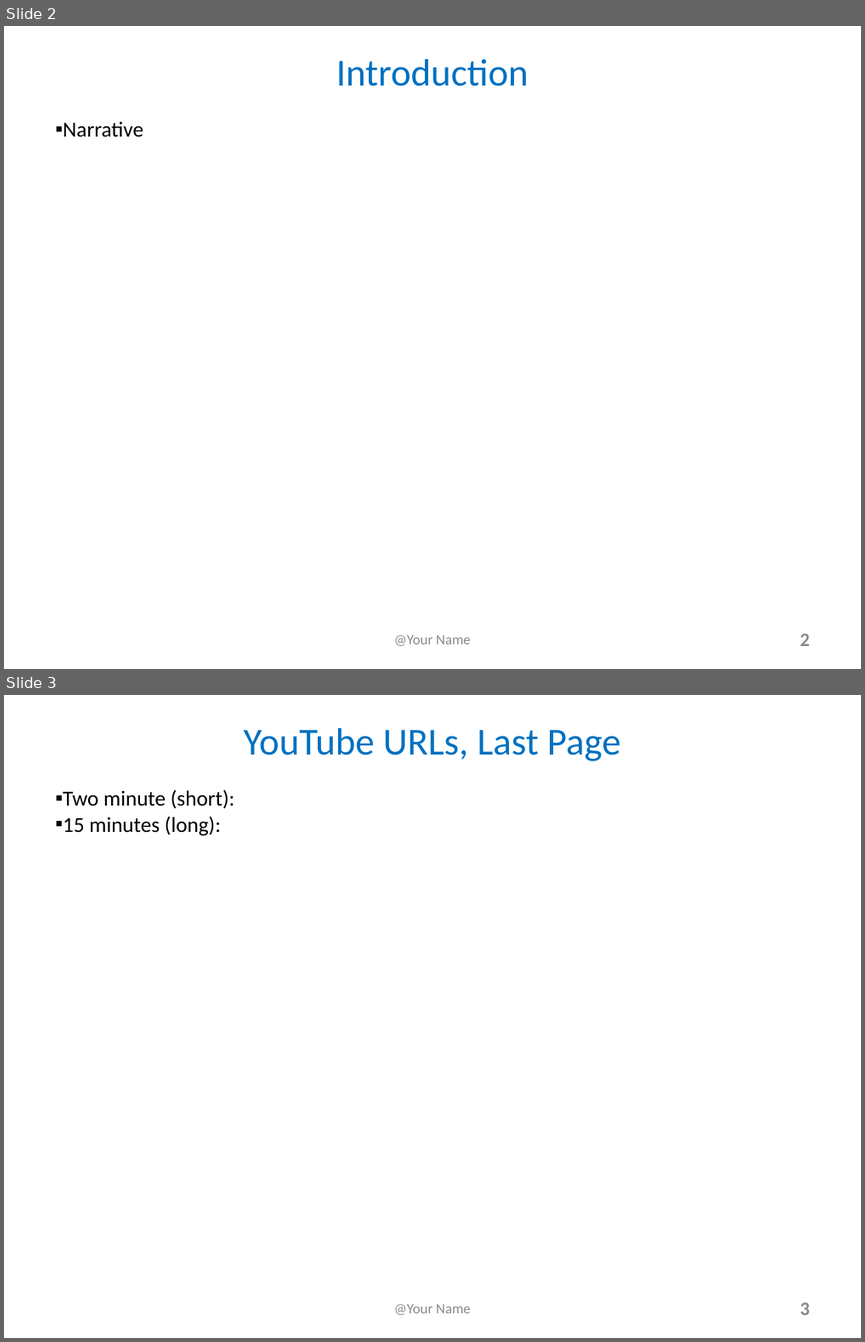
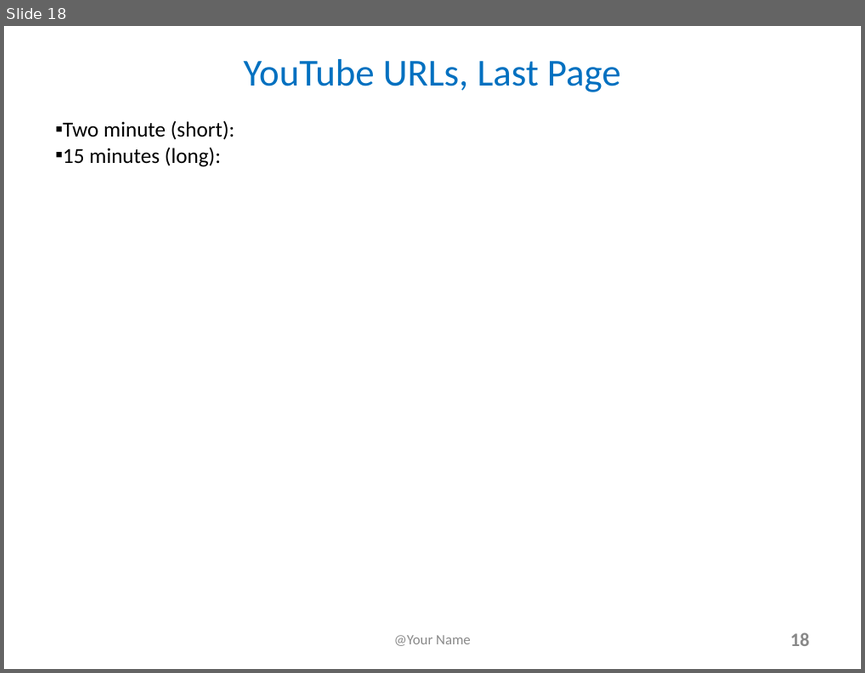
Before and after one commit to lchiaying/SciDB-project, a slide deck: FinalProjectSlides and YouTubeTitlePage_e63_2017.pptx. Shown one above the other, each under a label of ours: slides 2 and 3 before the commit, slide 18 after it. The pictures are 865x1342 and 865x673 pixels, drawn with LibreOffice and Linux fonts; fonts in the diff are those of the drawing. Boxes give left, top, right and bottom in pixels: in the first picture for what was removed or moved away, otherwise in the second. Text is boxed around its words. In the diff, an @@ line names an element or a change of style, - is before the commit and + after.

```diff
--- a/FinalProjectSlides and YouTubeTitlePage_e63_2017.pptx
+++ b/FinalProjectSlides and YouTubeTitlePage_e63_2017.pptx
@@ slide 2 removed at (4, 26, 861, 669), background #FFFFFF @@
@@ text removed at (336, 59, 528, 86) @@
-Introduction
@@ text removed at (63, 121, 143, 136) @@
-▪ Narrative
@@ text removed at (394, 635, 471, 646) @@
-@Your Name
@@ page number removed at (800, 633, 809, 646) @@
-2
@@ what was slide 3 is now slide 18 @@
@@ page number at (790, 632, 810, 646): text changed @@
-3
+18
```
Also in this commit, not shown: 7 slides changed, 1 slide added, 13 other files.
